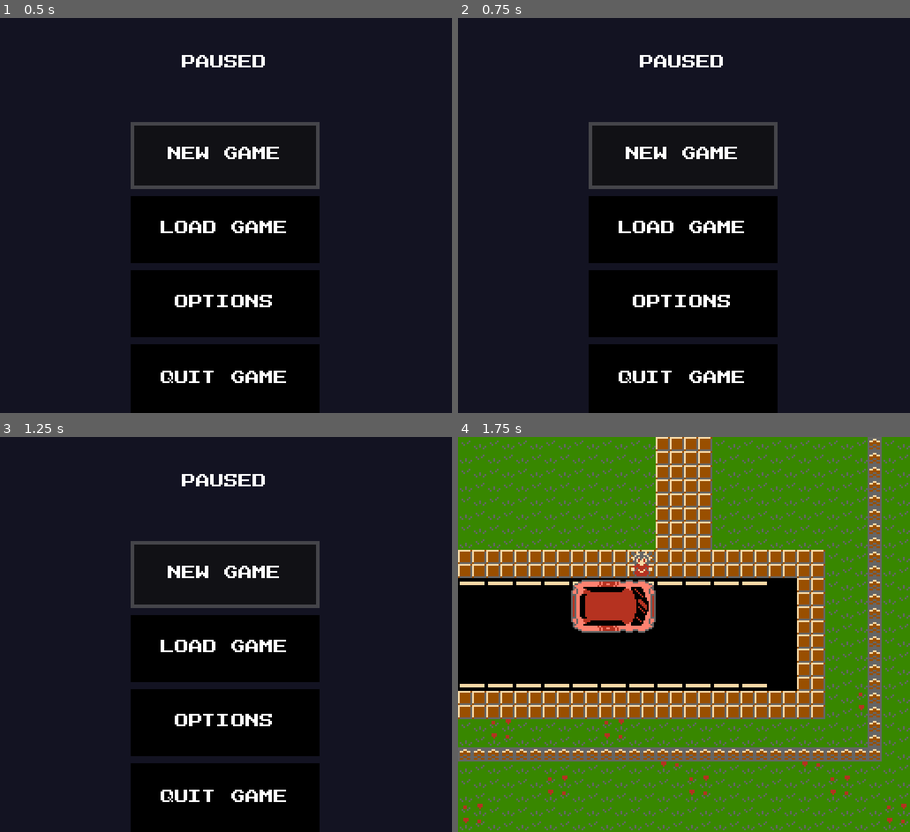
Above: before the commit, frames 1-4 (two rows, left to right).
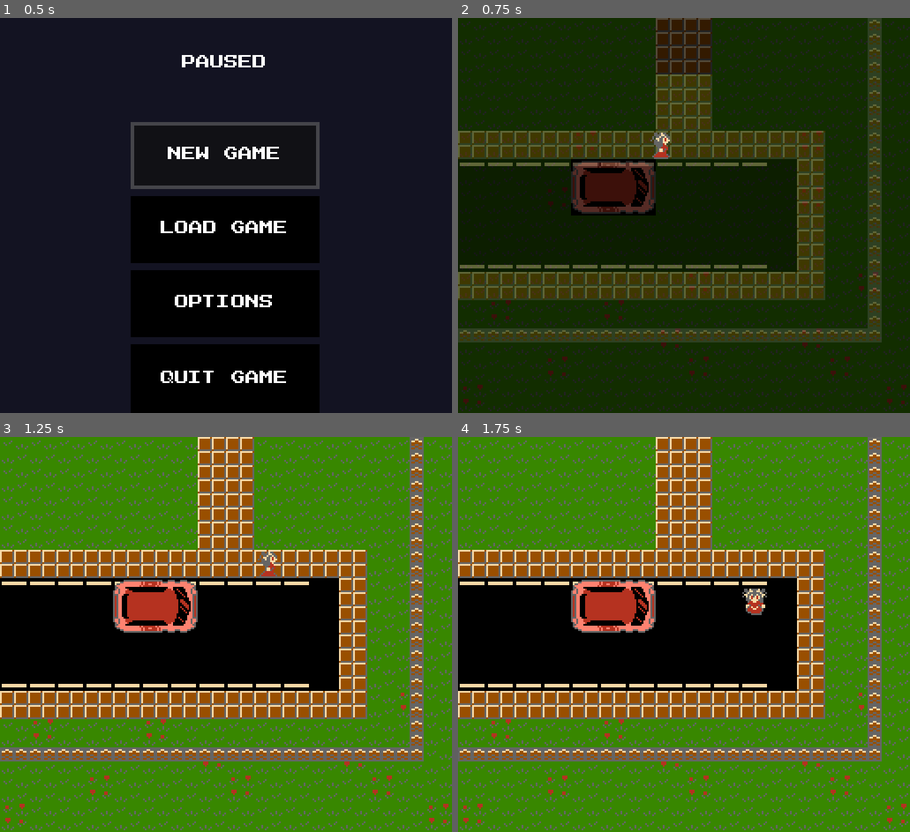
Above: after the commit, the same moments.

Repository: Franine1/haunted-house-nes-jam
Game: Godot game, scene res://scenes/UI/game_manager.tscn
Same seed, same stepped clock (60 frames per second), same inputs: the game is played once before the commit and once after it. The engine's default icon, where the game draws it, is replaced by a stand-in: a white triangle on a blue panel in a dark square.
Inputs:
- Up to frame 1 (0.5 s): no input
- Up to frame 2 (0.75 s): tap Enter (Start button, bound only after the commit) at 0.5 s; hold D (Move Right) from 0.53 s (still down); hold Z (A button, bound only after the commit) from 0.53 s (still down)
- Up to frame 3 (1.25 s): keep holding D (Move Right); keep holding Z (A button, bound only after the commit)
- Up to frame 4 (1.75 s): release D (Move Right) at 1.28 s; release Z (A button, bound only after the commit) at 1.28 s; hold S (Move Down) from 1.28 s (still down); tap X (A button, bound only before the commit) at 1.35 s

Frame 1 is identical in both runs. In frame 2, 93% of the frame differs, in the area x 0-100%, y 0-100%; in frame 3, 92%; in frame 4, 0.5%.

Commit message:
changed the keyboard controls to match requirements
keyboard controls now use shift for select, enter for start, Z for a, and X for b, as listed in the NES jam community tab. D-pad controls are still both WASD and arrow keys, though I expect WASD would be uncomfortable compared to the arrow keys.

Diff:
--- a/project.godot
+++ b/project.godot
@@ -58,25 +58,25 @@
 "B button"={
 "deadzone": 0.2,
 "events": [Object(InputEventJoypadButton,"resource_local_to_scene":false,"resource_name":"","device":-1,"button_index":0,"pressure":0.0,"pressed":true,"script":null)
-, Object(InputEventKey,"resource_local_to_scene":false,"reso …(131 unchanged characters)… d":false,"keycode":0,"physical_keycode":90,"key_label":0,"unicode":122,"location":0,"echo":false,"script":null)
+, Object(InputEventKey,"resource_local_to_scene":false,"reso …(131 unchanged characters)… d":false,"keycode":0,"physical_keycode":88,"key_label":0,"unicode":120,"location":0,"echo":false,"script":null)
 ]
 }
 "A button"={
 "deadzone": 0.2,
 "events": [Object(InputEventJoypadButton,"resource_local_to_scene":false,"resource_name":"","device":-1,"button_index":1,"pressure":0.0,"pressed":true,"script":null)
-, Object(InputEventKey,"resource_local_to_scene":false,"reso …(131 unchanged characters)… d":false,"keycode":0,"physical_keycode":88,"key_label":0,"unicode":120,"location":0,"echo":false,"script":null)
+, Object(InputEventKey,"resource_local_to_scene":false,"reso …(131 unchanged characters)… d":false,"keycode":0,"physical_keycode":90,"key_label":0,"unicode":122,"location":0,"echo":false,"script":null)
 ]
 }
 "Start button"={
 "deadzone": 0.2,
 "events": [Object(InputEventJoypadButton,"resource_local_to_scene":false,"resource_name":"","device":-1,"button_index":6,"pressure":0.0,"pressed":true,"script":null)
-, Object(InputEventKey,"resource_local_to_scene":false,"reso …(131 unchanged characters)… d":false,"keycode":0,"physical_keycode":67,"key_label":0,"unicode":99,"location":0,"echo":false,"script":null)
+, Object(InputEventKey,"resource_local_to_scene":false,"reso …(131 unchanged characters)… d":false,"keycode":0,"physical_keycode":4194309,"key_label":0,"unicode":0,"location":0,"echo":false,"script":null)
 ]
 }
 "Select button"={
 "deadzone": 0.2,
 "events": [Object(InputEventJoypadButton,"resource_local_to_scene":false,"resource_name":"","device":-1,"button_index":4,"pressure":0.0,"pressed":true,"script":null)
-, Object(InputEventKey,"resource_local_to_scene":false,"reso …(131 unchanged characters)… d":false,"keycode":0,"physical_keycode":86,"key_label":0,"unicode":118,"location":0,"echo":false,"script":null)
+, Object(InputEventKey,"resource_local_to_scene":false,"reso …(131 unchanged characters)… d":false,"keycode":0,"physical_keycode":4194325,"key_label":0,"unicode":0,"location":0,"echo":false,"script":null)
 ]
 }
 
--- a/scenes/UI/music_manager.tscn
+++ b/scenes/UI/music_manager.tscn
@@ -33,6 +33,18 @@
 clip_6/stream = ExtResource("7_8jmwk")
 clip_6/auto_advance = 0
 _transitions = {
+Vector2i(-1, 0): {
+"fade_beats": 1.0,
+"fade_mode": 4,
+"from_time": 0,
+"to_time": 1
+},
+Vector2i(0, -1): {
+"fade_beats": 1.0,
+"fade_mode": 4,
+"from_time": 0,
+"to_time": 1
+},
 Vector2i(1, 2): {
 "fade_beats": 1.0,
 "fade_mode": 4,
--- a/scenes/levels/liminal_house.tscn
+++ b/scenes/levels/liminal_house.tscn
@@ -19,6 +19,8 @@
 [ext_resource type="PackedScene" uid="uid://vgkqsy77ky76" path="res://scenes/portals/translation/default_translation.tscn" id="17_vd7e7"]
 [ext_resource type="PackedScene" uid="uid://va6f3yh1r1jv" path="res://scenes/layouts/liminal_dining_room.tscn" id="18_vd7e7"]
 [ext_resource type="PackedScene" uid="uid://c6nkxj560gicu" path="res://scenes/layouts/dead end.tscn" id="19_waecu"]
+[ext_resource type="Script" uid="uid://ba0su3md4q0wh" path="res://scripts/interaction_zone.gd" id="20_kb7oi"]
+[ext_resource type="Script" uid="uid://4joi47i6a3tx" path="res://scripts/dialogue_toggle.gd" id="21_vyu0u"]
 
 [sub_resource type="RectangleShape2D" id="RectangleShape2D_jaq44"]
 size = Vector2(160, 80)
@@ -28,6 +30,12 @@
 
 [sub_resource type="RectangleShape2D" id="RectangleShape2D_4vrhr"]
 size = Vector2(109, 45)
+
+[sub_resource type="RectangleShape2D" id="RectangleShape2D_x33el"]
+size = Vector2(224, 112)
+
+[sub_resource type="RectangleShape2D" id="RectangleShape2D_kb7oi"]
+size = Vector2(80, 32)
 
 [node name="liminal_house" type="Node2D" unique_id=2032826598]
 script = ExtResource("1_ge134")
@@ -118,8 +126,7 @@
 
 [node name="DialogueCue" type="Node" parent="evil washer/DialogueOption/DialogueSection" unique_id=1911969389]
 script = ExtResource("10_uuq2e")
-cue = "music"
-value = 4
+cue = "volume"
 metadata/_custom_type_script = "uid://xhrymkbacnrg"
 
 [node name="DialogueCue2" type="Node" parent="evil washer/DialogueOption/DialogueSection" unique_id=1196644470]
@@ -238,3 +245,437 @@
 visible = false
 position = Vector2(-934.5, 54.5)
 shape = SubResource("RectangleShape2D_4vrhr")
+
+[node name="InteractionZone" type="Area2D" parent="." unique_id=1089141395]
+script = ExtResource("20_kb7oi")
+metadata/_custom_type_script = "uid://ba0su3md4q0wh"
+
+[node name="CollisionShape2D" type="CollisionShape2D" parent="InteractionZone" unique_id=1353048752]
+visible = false
+position = Vector2(-896, 152)
+shape = SubResource("RectangleShape2D_x33el")
+
+[node name="DialogueToggle" type="Node" parent="InteractionZone" unique_id=1836696865]
+script = ExtResource("21_vyu0u")
+cue = "forced"
+value = -9
+metadata/_custom_type_script = "uid://4joi47i6a3tx"
+
+[node name="DialogueCue" type="Node" parent="InteractionZone/DialogueToggle" unique_id=649617545]
+script = ExtResource("10_uuq2e")
+cue = "lettering"
+value = 25
+metadata/_custom_type_script = "uid://xhrymkbacnrg"
+
+[node name="DialogueLines" type="Node" parent="InteractionZone/DialogueToggle" unique_id=2065151980]
+script = ExtResource("5_u8ura")
+lines = Array[String]([". . ."])
+metadata/_custom_type_script = "uid://cqejfq3mk4wi8"
+
+[node name="DialogueCue2" type="Node" parent="InteractionZone/DialogueToggle" unique_id=158726602]
+script = ExtResource("10_uuq2e")
+cue = "lettering"
+value = 1
+metadata/_custom_type_script = "uid://xhrymkbacnrg"
+
+[node name="DialogueLines2" type="Node" parent="InteractionZone/DialogueToggle" unique_id=354200625]
+script = ExtResource("5_u8ura")
+lines = Array[String](["Something is DEFINITELY off."])
+metadata/_custom_type_script = "uid://cqejfq3mk4wi8"
+
+[node name="DialogueCue3" type="Node" parent="InteractionZone/DialogueToggle" unique_id=869359796]
+script = ExtResource("10_uuq2e")
+cue = "volume"
+metadata/_custom_type_script = "uid://xhrymkbacnrg"
+
+[node name="DialogueCue4" type="Node" parent="InteractionZone/DialogueToggle" unique_id=580194793]
+script = ExtResource("10_uuq2e")
+cue = "music"
+value = 5
+metadata/_custom_type_script = "uid://xhrymkbacnrg"
+
+[node name="DialogueCue5" type="Node" parent="InteractionZone/DialogueToggle" unique_id=1737202884]
+script = ExtResource("10_uuq2e")
+cue = "forced"
+value = -10
+metadata/_custom_type_script = "uid://xhrymkbacnrg"
+
+[node name="Blockade" type="StaticBody2D" parent="." unique_id=403881655]
+position = Vector2(-896, 152)
+collision_layer = 33
+collision_mask = 3
+script = ExtResource("4_pap46")
+interact_activation = true
+material_layer = 3
+metadata/_custom_type_script = "uid://ckgko44c6nyac"
+
+[node name="CollisionShape2D" type="CollisionShape2D" parent="Blockade" unique_id=1914191041]
+visible = false
+shape = SubResource("RectangleShape2D_kb7oi")
+
+[node name="Sprite2D" type="Sprite2D" parent="Blockade" unique_id=1305795776]
+scale = Vector2(0.7, 0.3)
+texture = ExtResource("6_xca11")
+
+[node name="DialogueLines" type="Node" parent="Blockade" unique_id=1811216785]
+script = ExtResource("5_u8ura")
+lines = Array[String](["A table."])
+metadata/_custom_type_script = "uid://cqejfq3mk4wi8"
+
+[node name="Blockade2" type="StaticBody2D" parent="." unique_id=544670576]
+position = Vector2(-792, 104)
+collision_layer = 33
+collision_mask = 3
+script = ExtResource("4_pap46")
+interact_activation = true
+material_layer = 3
+metadata/_custom_type_script = "uid://ckgko44c6nyac"
+
+[node name="CollisionShape2D" type="CollisionShape2D" parent="Blockade2" unique_id=507830841]
+visible = false
+shape = ExtResource("7_lvia4")
+
+[node name="Sprite2D" type="Sprite2D" parent="Blockade2" unique_id=1081430628]
+scale = Vector2(0.125, 0.125)
+texture = ExtResource("6_xca11")
+
+[node name="DialogueSection" type="Node" parent="Blockade2" unique_id=1253984219]
+script = ExtResource("9_uuq2e")
+metadata/_custom_type_script = "uid://lrhymco58lj0"
+
+[node name="DialogueToggle4" type="Node" parent="Blockade2/DialogueSection" unique_id=1452248964]
+script = ExtResource("21_vyu0u")
+cue = "grandfather"
+value = 2
+compare_type = 2
+metadata/_custom_type_script = "uid://4joi47i6a3tx"
+
+[node name="DialogueLines" type="Node" parent="Blockade2/DialogueSection/DialogueToggle4" unique_id=1669108570]
+script = ExtResource("5_u8ura")
+lines = Array[String](["It's a grandfather clock."])
+metadata/_custom_type_script = "uid://cqejfq3mk4wi8"
+
+[node name="DialogueToggle" type="Node" parent="Blockade2/DialogueSection" unique_id=1143057171]
+script = ExtResource("21_vyu0u")
+cue = "grandfather"
+value = 2
+metadata/_custom_type_script = "uid://4joi47i6a3tx"
+
+[node name="DialogueToggle5" type="Node" parent="Blockade2/DialogueSection/DialogueToggle" unique_id=264661826]
+script = ExtResource("21_vyu0u")
+cue = "grandfather"
+value = 2
+compare_type = 0
+metadata/_custom_type_script = "uid://4joi47i6a3tx"
+
+[node name="DialogueLines" type="Node" parent="Blockade2/DialogueSection/DialogueToggle/DialogueToggle5" unique_id=137522670]
+script = ExtResource("5_u8ura")
+lines = Array[String](["You can't quite reach the ventilation grate yet."])
+metadata/_custom_type_script = "uid://cqejfq3mk4wi8"
+
+[node name="DialogueToggle6" type="Node" parent="Blockade2/DialogueSection/DialogueToggle" unique_id=886006051]
+script = ExtResource("21_vyu0u")
+cue = "grandfather"
+value = 3
+compare_type = 0
+metadata/_custom_type_script = "uid://4joi47i6a3tx"
+
+[node name="DialogueOption" type="Node" parent="Blockade2/DialogueSection/DialogueToggle/DialogueToggle6" unique_id=1995133137]
+script = ExtResource("8_lvia4")
+metadata/_custom_type_script = "uid://djmjjs20dmaub"
+
+[node name="DialogueSection" type="Node" parent="Blockade2/DialogueSection/DialogueToggle/DialogueToggle6/DialogueOption" unique_id=825544671]
+script = ExtResource("9_uuq2e")
+metadata/_custom_type_script = "uid://lrhymco58lj0"
+
+[node name="DialogueLines2" type="Node" parent="Blockade2/DialogueSection/DialogueToggle/DialogueToggle6/DialogueOption/DialogueSection" unique_id=118946317]
+script = ExtResource("5_u8ura")
+lines = Array[String](["Place chair under the clock", "You get the chair anchored at the clock's feet.", "...", "There isn't a lot of stable footing on the clock. It's wobbling as you try to climb on top of it.", "You get your hands on the top, but there's nothing to grab and pull yourself up with.", "You take off your shoes to get a better grip."])
+metadata/_custom_type_script = "uid://cqejfq3mk4wi8"
+
+[node name="DialogueCue" type="Node" parent="Blockade2/DialogueSection/DialogueToggle/DialogueToggle6/DialogueOption/DialogueSection" unique_id=1186403234]
+script = ExtResource("10_uuq2e")
+cue = "delay"
+value = 10
+metadata/_custom_type_script = "uid://xhrymkbacnrg"
+
+[node name="DialogueLines" type="Node" parent="Blockade2/DialogueSection/DialogueToggle/DialogueToggle6/DialogueOption/DialogueSection" unique_id=1105468197]
+script = ExtResource("5_u8ura")
+lines = Array[String](["The clock suddenly lost it's balance when you climbed down and took your shoes off.", "Wait, really? What are you supposed to do, then? ", "Is escape even possible?", "Are you trapped? All because you wanted to reconnect with an old friend?", "Are you gonna starve in here? Or will you die from thirst?"])
+metadata/_custom_type_script = "uid://cqejfq3mk4wi8"
+
+[node name="DialogueCue2" type="Node" parent="Blockade2/DialogueSection/DialogueToggle/DialogueToggle6/DialogueOption/DialogueSection" unique_id=13284838]
+script = ExtResource("10_uuq2e")
+cue = "delay"
+value = 10
+metadata/_custom_type_script = "uid://xhrymkbacnrg"
+
+[node name="DialogueLines3" type="Node" parent="Blockade2/DialogueSection/DialogueToggle/DialogueToggle6/DialogueOption/DialogueSection" unique_id=484365356]
+script = ExtResource("5_u8ura")
+lines = Array[String](["Maybe you'll just go crazy. You heard people lose their marbles after a few days of solitary confinement. ", "Surely this can't be too different. "])
+metadata/_custom_type_script = "uid://cqejfq3mk4wi8"
+
+[node name="DialogueCue3" type="Node" parent="Blockade2/DialogueSection/DialogueToggle/DialogueToggle6/DialogueOption/DialogueSection" unique_id=2040200921]
+script = ExtResource("10_uuq2e")
+cue = "delay"
+value = 50
+metadata/_custom_type_script = "uid://xhrymkbacnrg"
+
+[node name="DialogueLines4" type="Node" parent="Blockade2/DialogueSection/DialogueToggle/DialogueToggle6/DialogueOption/DialogueSection" unique_id=642246736]
+script = ExtResource("5_u8ura")
+lines = Array[String](["You just wanna go home."])
+metadata/_custom_type_script = "uid://cqejfq3mk4wi8"
+
+[node name="DialogueCue4" type="Node" parent="Blockade2/DialogueSection/DialogueToggle/DialogueToggle6/DialogueOption/DialogueSection" unique_id=1915538091]
+script = ExtResource("10_uuq2e")
+cue = "grandfather"
+value = 4
+metadata/_custom_type_script = "uid://xhrymkbacnrg"
+
+[node name="DialogueCue5" type="Node" parent="Blockade2/DialogueSection/DialogueToggle/DialogueToggle6/DialogueOption/DialogueSection" unique_id=1667915486]
+script = ExtResource("10_uuq2e")
+cue = "astral"
+value = -1
+metadata/_custom_type_script = "uid://xhrymkbacnrg"
+
+[node name="DialogueLines" type="Node" parent="Blockade2/DialogueSection/DialogueToggle/DialogueToggle6/DialogueOption" unique_id=1396153778]
+script = ExtResource("5_u8ura")
+lines = Array[String](["Do not"])
+metadata/_custom_type_script = "uid://cqejfq3mk4wi8"
+
+[node name="DialogueToggle7" type="Node" parent="Blockade2/DialogueSection/DialogueToggle" unique_id=499974597]
+script = ExtResource("21_vyu0u")
+cue = "grandfather"
+value = 3
+compare_type = 3
+metadata/_custom_type_script = "uid://4joi47i6a3tx"
+
+[node name="DialogueLines" type="Node" parent="Blockade2/DialogueSection/DialogueToggle/DialogueToggle7" unique_id=410011525]
+script = ExtResource("5_u8ura")
+lines = Array[String](["There's no way out."])
+metadata/_custom_type_script = "uid://cqejfq3mk4wi8"
+
+[node name="DialogueToggle3" type="Node" parent="Blockade2/DialogueSection" unique_id=1359031725]
+script = ExtResource("21_vyu0u")
+cue = "grandfather"
+value = 1
+compare_type = 0
+metadata/_custom_type_script = "uid://4joi47i6a3tx"
+
+[node name="DialogueLines" type="Node" parent="Blockade2/DialogueSection/DialogueToggle3" unique_id=954723697]
+script = ExtResource("5_u8ura")
+lines = Array[String](["...", "There's a ventilation grate in the corner of the upper wall just above the clock.", "Maybe if you can get up higher, you can get out?"])
+metadata/_custom_type_script = "uid://cqejfq3mk4wi8"
+
+[node name="DialogueCue" type="Node" parent="Blockade2/DialogueSection/DialogueToggle3" unique_id=1784287728]
+script = ExtResource("10_uuq2e")
+cue = "grandfather"
+value = 2
+metadata/_custom_type_script = "uid://xhrymkbacnrg"
+
+[node name="DialogueToggle2" type="Node" parent="Blockade2/DialogueSection" unique_id=1504966018]
+script = ExtResource("21_vyu0u")
+cue = "grandfather"
+compare_type = 0
+metadata/_custom_type_script = "uid://4joi47i6a3tx"
+
+[node name="DialogueCue" type="Node" parent="Blockade2/DialogueSection/DialogueToggle2" unique_id=732924680]
+script = ExtResource("10_uuq2e")
+cue = "grandfather"
+value = 1
+metadata/_custom_type_script = "uid://xhrymkbacnrg"
+
+[node name="Blockade3" type="StaticBody2D" parent="." unique_id=191538803]
+position = Vector2(-840, 152)
+collision_layer = 33
+collision_mask = 3
+script = ExtResource("4_pap46")
+interact_activation = true
+cue = "chair1"
+compare_type = 0
+material_layer = 3
+metadata/_custom_type_script = "uid://ckgko44c6nyac"
+
+[node name="CollisionShape2D" type="CollisionShape2D" parent="Blockade3" unique_id=1749716988]
+visible = false
+shape = ExtResource("7_lvia4")
+
+[node name="Sprite2D" type="Sprite2D" parent="Blockade3" unique_id=1171730874]
+scale = Vector2(0.125, 0.125)
+texture = ExtResource("6_xca11")
+
+[node name="DialogueSection" type="Node" parent="Blockade3" unique_id=463869640]
+script = ExtResource("9_uuq2e")
+metadata/_custom_type_script = "uid://lrhymco58lj0"
+
+[node name="DialogueLines" type="Node" parent="Blockade3/DialogueSection" unique_id=1890318549]
+script = ExtResource("5_u8ura")
+lines = Array[String](["It's a chair."])
+metadata/_custom_type_script = "uid://cqejfq3mk4wi8"
+
+[node name="DialogueToggle" type="Node" parent="Blockade3/DialogueSection" unique_id=1632523768]
+script = ExtResource("21_vyu0u")
+cue = "grandfather"
+value = 2
+compare_type = 0
+metadata/_custom_type_script = "uid://4joi47i6a3tx"
+
+[node name="DialogueOption" type="Node" parent="Blockade3/DialogueSection/DialogueToggle" unique_id=1030270613]
+script = ExtResource("8_lvia4")
+metadata/_custom_type_script = "uid://djmjjs20dmaub"
+
+[node name="DialogueSection" type="Node" parent="Blockade3/DialogueSection/DialogueToggle/DialogueOption" unique_id=741803027]
+script = ExtResource("9_uuq2e")
+metadata/_custom_type_script = "uid://lrhymco58lj0"
+
+[node name="DialogueLines2" type="Node" parent="Blockade3/DialogueSection/DialogueToggle/DialogueOption/DialogueSection" unique_id=317934214]
+script = ExtResource("5_u8ura")
+lines = Array[String](["Take it", "Got the CHAIR."])
+metadata/_custom_type_script = "uid://cqejfq3mk4wi8"
+
+[node name="DialogueCue" type="Node" parent="Blockade3/DialogueSection/DialogueToggle/DialogueOption/DialogueSection" unique_id=482987711]
+script = ExtResource("10_uuq2e")
+cue = "chair1"
+value = 1
+delay = 0.1
+metadata/_custom_type_script = "uid://xhrymkbacnrg"
+
+[node name="DialogueCue2" type="Node" parent="Blockade3/DialogueSection/DialogueToggle/DialogueOption/DialogueSection" unique_id=1046423106]
+script = ExtResource("10_uuq2e")
+cue = "grandfather"
+value = 3
+metadata/_custom_type_script = "uid://xhrymkbacnrg"
+
+[node name="DialogueLines" type="Node" parent="Blockade3/DialogueSection/DialogueToggle/DialogueOption" unique_id=1739495655]
+script = ExtResource("5_u8ura")
+lines = Array[String](["Leave it"])
+metadata/_custom_type_script = "uid://cqejfq3mk4wi8"
+
+[node name="Blockade4" type="StaticBody2D" parent="." unique_id=47559391]
+position = Vector2(-952, 152)
+collision_layer = 33
+collision_mask = 3
+script = ExtResource("4_pap46")
+interact_activation = true
+cue = "chair2"
+compare_type = 0
+material_layer = 3
+metadata/_custom_type_script = "uid://ckgko44c6nyac"
+
+[node name="CollisionShape2D" type="CollisionShape2D" parent="Blockade4" unique_id=1417598813]
+visible = false
+shape = ExtResource("7_lvia4")
+
+[node name="Sprite2D" type="Sprite2D" parent="Blockade4" unique_id=451260270]
+scale = Vector2(0.125, 0.125)
+texture = ExtResource("6_xca11")
+
+[node name="DialogueSection" type="Node" parent="Blockade4" unique_id=2143753307]
+script = ExtResource("9_uuq2e")
+metadata/_custom_type_script = "uid://lrhymco58lj0"
+
+[node name="DialogueLines" type="Node" parent="Blockade4/DialogueSection" unique_id=972310245]
+script = ExtResource("5_u8ura")
+lines = Array[String](["It's a chair."])
+metadata/_custom_type_script = "uid://cqejfq3mk4wi8"
+
+[node name="DialogueToggle" type="Node" parent="Blockade4/DialogueSection" unique_id=196131378]
+script = ExtResource("21_vyu0u")
+cue = "grandfather"
+value = 2
+compare_type = 0
+metadata/_custom_type_script = "uid://4joi47i6a3tx"
+
+[node name="DialogueOption" type="Node" parent="Blockade4/DialogueSection/DialogueToggle" unique_id=1011698299]
+script = ExtResource("8_lvia4")
+metadata/_custom_type_script = "uid://djmjjs20dmaub"
+
+[node name="DialogueSection" type="Node" parent="Blockade4/DialogueSection/DialogueToggle/DialogueOption" unique_id=606507957]
+script = ExtResource("9_uuq2e")
+metadata/_custom_type_script = "uid://lrhymco58lj0"
+
+[node name="DialogueLines2" type="Node" parent="Blockade4/DialogueSection/DialogueToggle/DialogueOption/DialogueSection" unique_id=221333172]
+script = ExtResource("5_u8ura")
+lines = Array[String](["Take it", "Got the CHAIR."])
+metadata/_custom_type_script = "uid://cqejfq3mk4wi8"
+
+[node name="DialogueCue" type="Node" parent="Blockade4/DialogueSection/DialogueToggle/DialogueOption/DialogueSection" unique_id=1563262949]
+script = ExtResource("10_uuq2e")
+cue = "chair2"
+value = 1
+delay = 0.1
+metadata/_custom_type_script = "uid://xhrymkbacnrg"
+
+[node name="DialogueCue2" type="Node" parent="Blockade4/DialogueSection/DialogueToggle/DialogueOption/DialogueSection" unique_id=732429631]
+script = ExtResource("10_uuq2e")
+cue = "grandfather"
+value = 3
+metadata/_custom_type_script = "uid://xhrymkbacnrg"
+
+[node name="DialogueLines" type="Node" parent="Blockade4/DialogueSection/DialogueToggle/DialogueOption" unique_id=1197914540]
+script = ExtResource("5_u8ura")
+lines = Array[String](["Leave it"])
+metadata/_custom_type_script = "uid://cqejfq3mk4wi8"
+
+[node name="Blockade5" type="StaticBody2D" parent="." unique_id=747915451]
+position = Vector2(-808, 120)
+collision_layer = 33
+collision_mask = 3
+script = ExtResource("4_pap46")
+interact_activation = true
+cue = "grandfather"
+value = 4
+compare_type = 5
+material_layer = 3
+metadata/_custom_type_script = "uid://ckgko44c6nyac"
+
+[node name="CollisionShape2D" type="CollisionShape2D" parent="Blockade5" unique_id=555781291]
+visible = false
+shape = ExtResource("7_lvia4")
+
+[node name="Sprite2D" type="Sprite2D" parent="Blockade5" unique_id=362834253]
+scale = Vector2(0.125, 0.125)
+texture = ExtResource("6_xca11")
+
+[node name="DialogueSection" type="Node" parent="Blockade5" unique_id=1076602268]
+script = ExtResource("9_uuq2e")
+metadata/_custom_type_script = "uid://lrhymco58lj0"
+
+[node name="DialogueLines" type="Node" parent="Blockade5/DialogueSection" unique_id=1524038580]
+script = ExtResource("5_u8ura")
+lines = Array[String](["It's a chair."])
+metadata/_custom_type_script = "uid://cqejfq3mk4wi8"
+
+[node name="InteractionZone2" type="Area2D" parent="." unique_id=99274979]
+position = Vector2(-896, 104)
+script = ExtResource("20_kb7oi")
+metadata/_custom_type_script = "uid://ba0su3md4q0wh"
+
+[node name="CollisionShape2D" type="CollisionShape2D" parent="InteractionZone2" unique_id=819245565]
+position = Vector2(88, 112)
+shape = ExtResource("7_lvia4")
+
+[node name="CollisionShape2D2" type="CollisionShape2D" parent="InteractionZone2" unique_id=104973034]
+position = Vector2(120, 80)
+shape = ExtResource("7_lvia4")
+
+[node name="CollisionShape2D3" type="CollisionShape2D" parent="InteractionZone2" unique_id=2040016287]
+position = Vector2(-120, 48)
+shape = ExtResource("7_lvia4")
+
+[node name="CollisionShape2D4" type="CollisionShape2D" parent="InteractionZone2" unique_id=897819663]
+position = Vector2(-8, -64)
+shape = ExtResource("7_lvia4")
+
+[node name="CollisionShape2D5" type="CollisionShape2D" parent="InteractionZone2" unique_id=874964437]
+position = Vector2(8, -48)
+shape = ExtResource("7_lvia4")
+
+[node name="CollisionShape2D6" type="CollisionShape2D" parent="InteractionZone2" unique_id=2093523803]
+position = Vector2(-8, -32)
+shape = ExtResource("7_lvia4")
+
+[node name="DialogueLines" type="Node" parent="InteractionZone2" unique_id=2030524419]
+script = ExtResource("5_u8ura")
+lines = Array[String](["There's no way out."])
+metadata/_custom_type_script = "uid://cqejfq3mk4wi8"
--- a/scenes/levels/washer_level.tscn
+++ b/scenes/levels/washer_level.tscn
@@ -139,8 +139,8 @@
 
 [node name="DialogueCue4" type="Node" parent="return_to_lvl1/DialogueSection2/level 3" unique_id=940957028]
 script = ExtResource("6_jgbvq")
-cue = "music"
-value = 5
+cue = "volume"
+value = -1
 metadata/_custom_type_script = "uid://xhrymkbacnrg"
 
 [node name="DialogueCue5" type="Node" parent="return_to_lvl1/DialogueSection2/level 3" unique_id=882153223]
--- a/scripts/game data.gd
+++ b/scripts/game data.gd
@@ -223,6 +223,7 @@
 	file.close()
 
 	data_change.emit("music",data["music"])
+	data_change.emit("volume",data["volume"])
 
 	return true
 
--- a/scripts/game_manager.gd
+++ b/scripts/game_manager.gd
@@ -454,6 +454,7 @@
 							default_menu = 0
 							default_mode = 0
 							game_data.set_data("music",0)
+							game_data.set_data("volume",0)
 							game_data.set_data("menu",default_menu)
 						else:
 							# exit the game
--- a/scripts/music_manager.gd
+++ b/scripts/music_manager.gd
@@ -32,6 +32,8 @@
 func change_volume(input: int) -> void:
 	if input >= 0 and sound_levels.size() > input:
 		volume_setting = input
+		if volume_db <= -60.0:
+			play()
 		fadein()
 	else:
 		fadeout()
